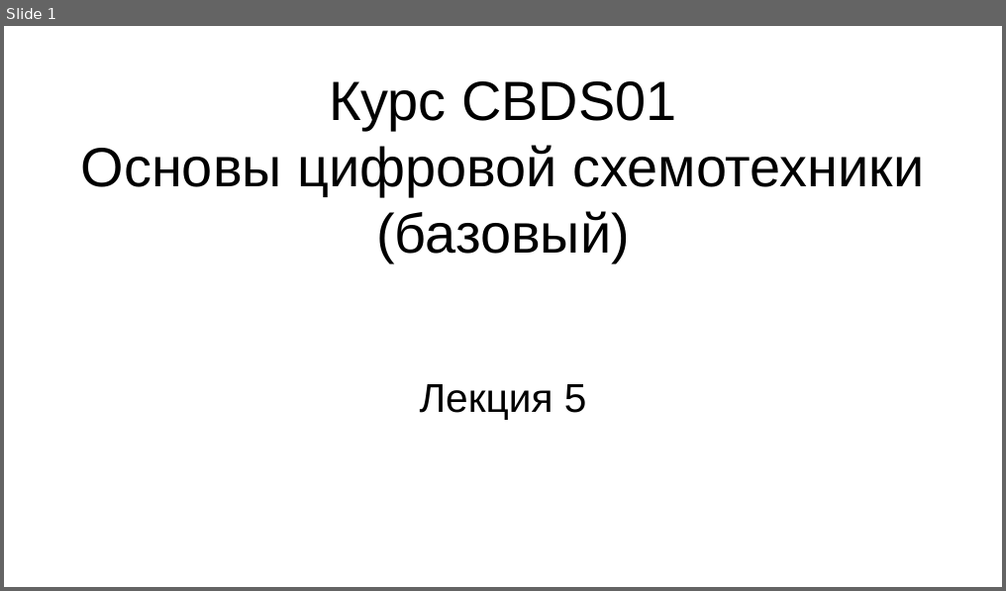
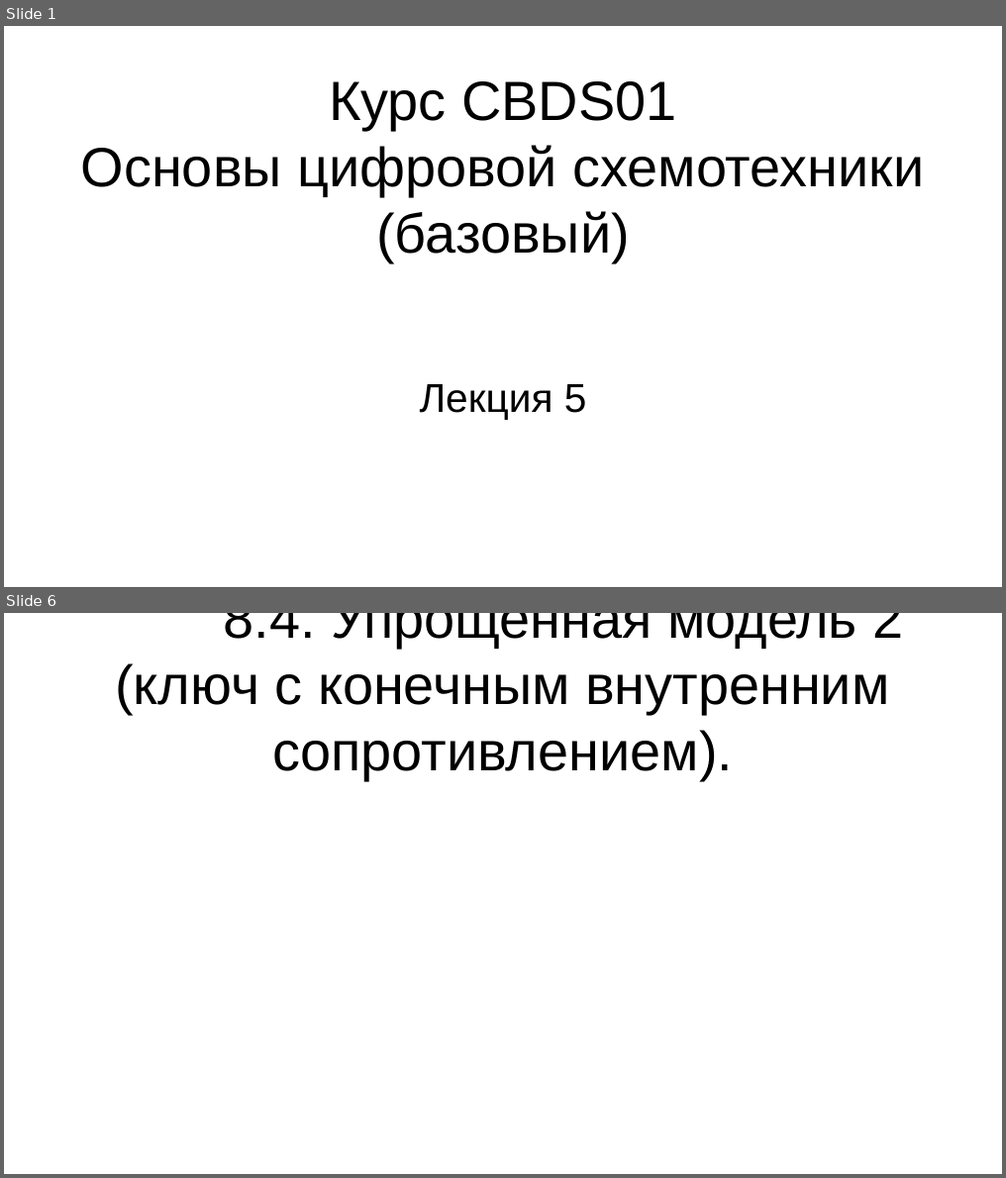
Before and after one commit to steelcraft/stud-lab, a slide deck: Лекции/СBDS01#L5.odp. Shown one above the other, each under a label of ours: slide 1 before the commit, slides 1 and 6 after it; the slides between them are not shown. The pictures are 1006x591 and 1006x1178 pixels, drawn with LibreOffice and Linux fonts; fonts in the diff are those of the drawing. Boxes give left, top, right and bottom in pixels: in the first picture for what was removed or moved away, otherwise in the second. Text is boxed around its words. In the diff, an @@ line names an element or a change of style, - is before the commit and + after.

```diff
--- a/Лекции/СBDS01#L5.odp
+++ b/Лекции/СBDS01#L5.odp
@@ slide 6 added at [4,613,1002,1174], background #FFFFFF @@
@@ title added at [115,613,903,780], 44 pt, text #000000 @@
+8.4. Упрощенная модель 2 (ключ с конечным внутренним сопротивлением).
```
Also in this commit, not shown: 15 other slides added.
